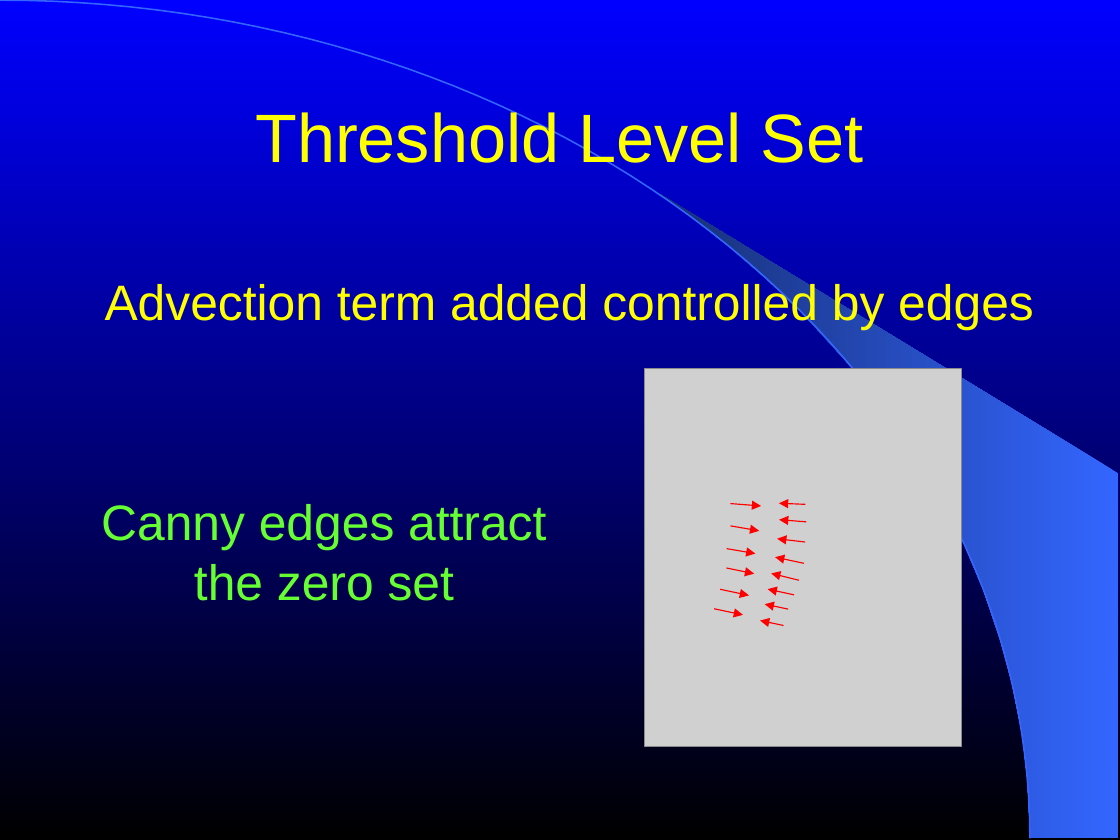
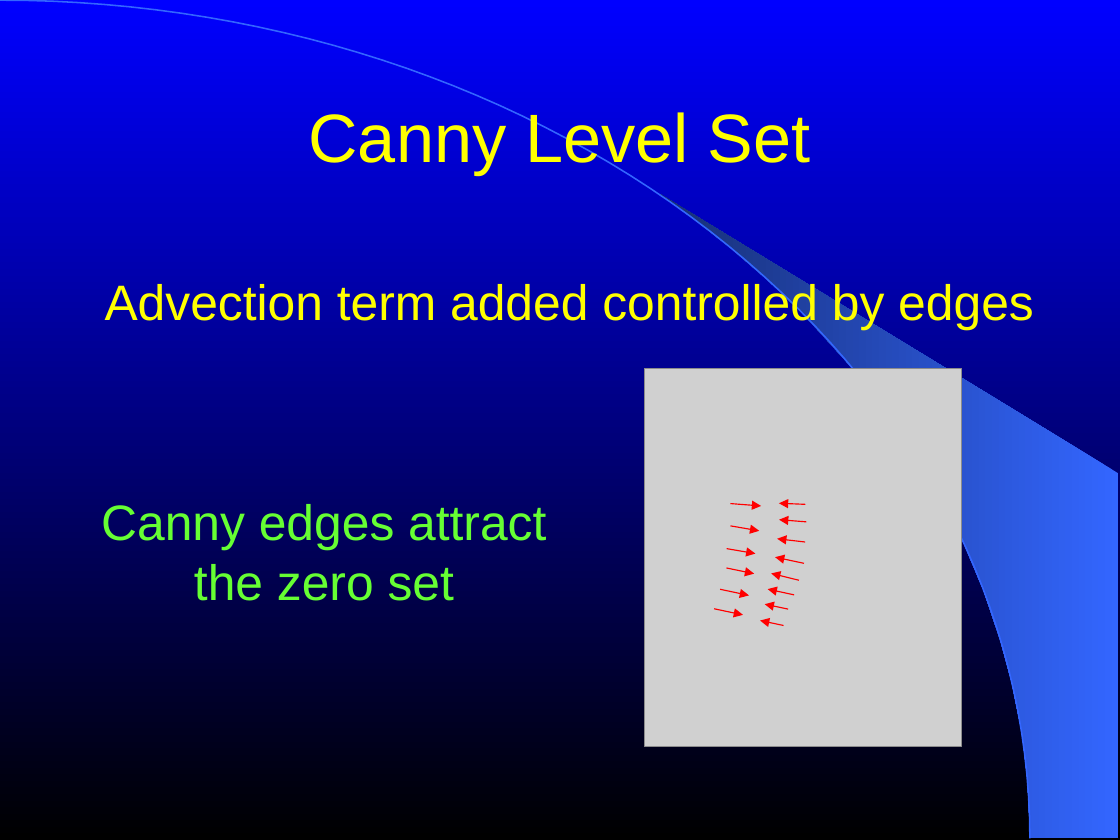
Before and after one commit to lheckemann/namic-sandbox, a slide deck: slide 40 of ITKAdvancedCourse/doc/presentations/Insight-Segmentation.ppt. Drawn at 1120x840 pixels with LibreOffice and Linux fonts; fonts in the diff are those of the drawing; grey boxes stand for pictures. Boxes give left, top, right and bottom in pixels: in the first picture for what was removed or moved away, otherwise in the second. Text is boxed around its words. In the diff, an @@ line names an element or a change of style, - is before the commit and + after.

```diff
--- a/ITKAdvancedCourse/doc/presentations/Insight-Segmentation.ppt
+++ b/ITKAdvancedCourse/doc/presentations/Insight-Segmentation.ppt
@@ title at bbox=[309, 107, 811, 174]: text changed @@
-Threshold Level Set
+Canny Level Set
```
Also in this commit, not shown: 1 slide added, 2 other files.
